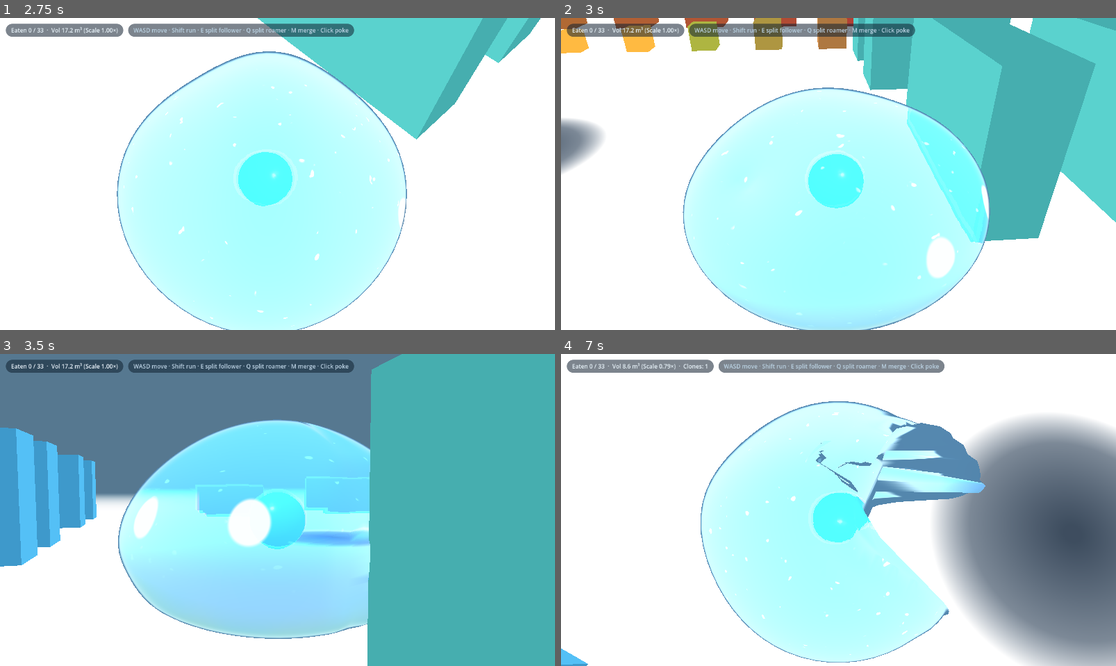
Above: before the commit, frames 1-4 (two rows, left to right).
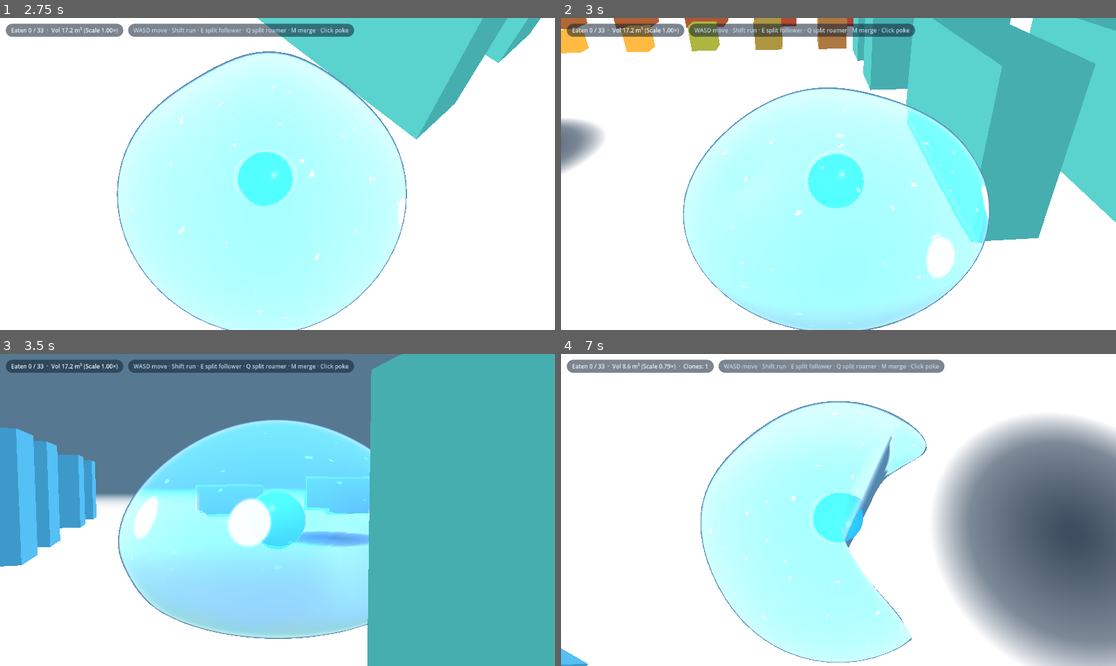
Above: after the commit, the same moments.

Repository: EN-rain/how-to-live-as-a-slime
Game: Godot game, scene res://scenes/main.tscn
Two runs of this game, one before a commit and one after it. Both use one fixed random seed, a clock stepped at 60 frames per second and the inputs below.
Inputs (mouse positions are in pixels of both pictures, inside the frame that each line leads up to):
- Up to frame 1 (2.75 s): tap Enter (ui_accept) at 0.5, 0.77, 1.07 s; move the mouse to (399, 158) at 0.52 s; hold D (move_right) 0.53-1.25 s; hold M (merge_clones) 0.53-1.25 s; click (399, 158) at 0.67 s; drag from (166, 189) to (249, 236) at 1.27 s; move the mouse to (333, 105) at 2.02 s; hold D (move_right) from 2.03 s (still down); hold Shift (run) from 2.03 s (still down)
- Up to frame 2 (3 s): release D (move_right) at 2.75 s; release Shift (run) at 2.75 s; drag from (810, 236) to (672, 127) at 2.77 s
- Up to frame 3 (3.5 s): no input
- Up to frame 4 (7 s): move the mouse to (1005, 556) at 3.52 s; hold A (move_left) 3.53-4.25 s; hold Q (split_roam) 3.53-4.25 s; tap Enter (ui_accept) at 3.77, 4.07, 6.77 s; drag from (672, 463) to (755, 432) at 4.27 s; move the mouse to (866, 510) at 5.02 s; hold S (move_back) 5.03-5.75 s; hold Mouse wheel down (zoom_out) 5.03-5.75 s; click (866, 510) at 5.17 s; drag from (755, 432) to (727, 525) at 5.77 s; move the mouse to (960, 494) at 6.52 s; press the mouse at (960, 494) at 6.53 s; hold W (move_forward) from 6.53 s (still down)

Frame 1 is identical in both runs. In frame 2, less than 0.1% of the frame differs, in the area x 22-78%, y 22-90%; in frame 3, 0.3%; in frame 4, 7.1%, in the area x 25-77%, y 15-98%.

Commit message:
Eliminate surface normal cracks by replacing piecewise SDF jumps with C1-smooth smax0 conforming

Diff:
--- a/shaders/slime.gdshader
+++ b/shaders/slime.gdshader
@@ -251,121 +251,68 @@
 	return vec3(f.y * mag, 0.0, f.z * mag);
 }
 
-// Conforms the slime surface around an obstacle with:
-// 1. One-sided rounded-box SDF (zero intersection on faces & corners, no wing-flaps)
-// 2. Tangential surface-tension cushion around cube corners
-// 3. Proportional upper-dome rounding (eliminates the 90-degree top cliff / dark crease line)
+// C1-smooth maximum with 0: zero value and zero slope for a <= -k,
+// exact linear identity (value = a, slope = 1) for a >= +k. Eliminates normal cracks.
+float smax0(float a, float k) {
+	float t = clamp(a + k, 0.0, 2.0 * k);
+	return (a > k) ? a : (t * t) / (4.0 * k);
+}
+
+// Conforms the slime surface around an obstacle with C1-continuous derivatives everywhere
+// so finite-difference normals never crack or crease.
 vec3 solidDent(vec3 p, vec3 c, float shape, vec3 h, float yaw, float blur, vec3 nOv) {
 	float cy = cos(yaw);
 	float sy = sin(yaw);
-	vec3 dv = p - c;
+
+	// Smoothly extend radial sampling on the upper dome so the dome curves inward as a whole
+	// instead of forming a sharp cliff where the wall meets the top cap.
+	float rVert = length(p.xz);
+	float maxBellyR = uRefRadius * 1.24;
+	float rho = clamp(rVert / maxBellyR, 0.0, 1.0);
+	float domeScale = mix(1.25, 1.0, smoothstep(0.15, 0.92, rho));
+	vec2 pEffXZ = p.xz * domeScale;
+
+	vec3 dv = vec3(pEffXZ.x - c.x, p.y - c.y, pEffXZ.y - c.z);
 	vec3 q = vec3(dv.x * cy - dv.z * sy, dv.y, dv.x * sy + dv.z * cy);
-	vec3 H = h + vec3(SOLID_OFFSET);
-	if (q.y > H.y + 0.25 || q.y < -H.y - 0.25) return vec3(0.0);
+	vec3 H = h + vec3(SOLID_OFFSET + 0.04);
+	if (q.y > H.y + 0.35 || q.y < -H.y - 0.35) return vec3(0.0);
 
 	vec2 qCenter = vec2(-c.x * cy + c.z * sy, -c.x * sy - c.z * cy);
 	float groundFloorLocal = -uRefRadius * (0.86 - uMelt * 0.22);
 
 	// Overhead roof / tunnel ceiling check
 	if (c.y - h.y > groundFloorLocal + 0.35) {
-		if (abs(q.x) < H.x && abs(q.z) < H.z && q.y > -H.y) {
-			bool centerUnder = abs(qCenter.x) < H.x && abs(qCenter.y) < H.z;
-			if (centerUnder) {
-				return vec3(0.0, (-H.y) - q.y, 0.0);
-			}
-		}
-	}
-
-	float winY = 1.0 - smoothstep(H.y, H.y + 0.18, q.y);
+		float wxRoof = 1.0 - smoothstep(h.x - 0.05, h.x + 0.50, abs(q.x));
+		float wzRoof = 1.0 - smoothstep(h.z - 0.05, h.z + 0.50, abs(q.z));
+		float penY = smax0(q.y - (-H.y), 0.22);
+		return vec3(0.0, -penY * wxRoof * wzRoof, 0.0);
+	}
+
+	float winY = 1.0 - smoothstep(H.y - 0.02, H.y + 0.30, q.y);
 	if (winY <= 0.001) return vec3(0.0);
 
-	float kind = floor(shape + 0.005);
-	float rr = 0.38;
-	vec2 hs = max(h.xz - vec2(rr), vec2(0.01));
 	float ox = abs(qCenter.x) - h.x;
 	float oz = abs(qCenter.y) - h.z;
 	float sx = qCenter.x >= 0.0 ? 1.0 : -1.0;
 	float sz = qCenter.y >= 0.0 ? 1.0 : -1.0;
-	float faceW = smoothstep(-0.18, 0.18, ox - oz);
-
-	// Evaluate at vertex q.xz
-	float sd = 0.0;
-	vec2 nn = vec2(1.0, 0.0);
-	if (kind < 0.5) {
-		float sxQ = q.x >= 0.0 ? 1.0 : -1.0;
-		float szQ = q.z >= 0.0 ? 1.0 : -1.0;
-
-		float dxX = sx * q.x - hs.x;
-		float dzX = abs(q.z) - hs.y;
-		vec2 dOutX = vec2(max(dxX, 0.0), max(dzX, 0.0));
-		float odX = length(dOutX);
-		float sdX = (odX > 0.0 ? odX : dxX) - rr;
-		vec2 nnX = odX > 1e-5 ? vec2(sx * dOutX.x / odX, szQ * dOutX.y / odX) : vec2(sx, 0.0);
-
-		float dxZ = abs(q.x) - hs.x;
-		float dzZ = sz * q.z - hs.y;
-		vec2 dOutZ = vec2(max(dxZ, 0.0), max(dzZ, 0.0));
-		float odZ = length(dOutZ);
-		float sdZ = (odZ > 0.0 ? odZ : dzZ) - rr;
-		vec2 nnZ = odZ > 1e-5 ? vec2(sxQ * dOutZ.x / odZ, sz * dOutZ.y / odZ) : vec2(0.0, sz);
-
-		sd = mix(sdZ, sdX, faceW);
-		nn = normalize(mix(nnZ, nnX, faceW) + vec2(1e-6, 0.0));
-	} else {
-		float R = h.x;
-		if (kind > 1.5) R *= clamp(1.0 - (q.y + h.y) / max(2.0 * h.y, 1e-4), 0.06, 1.0);
-		vec2 nDir = normalize(qCenter + vec2(1e-5, 0.0));
-		vec2 uDir = vec2(-nDir.y, nDir.x);
-		float along = dot(q.xz, nDir);
-		float lat = dot(q.xz, uDir);
-		float dAlong = along - R;
-		float dLat = abs(lat) - R;
-		if (dAlong <= 0.0 && abs(lat) <= R) {
-			sd = along - sqrt(max(0.0, R * R - lat * lat));
-			nn = nDir;
-		} else {
-			float rhoC = length(q.xz);
-			sd = rhoC - R;
-			nn = rhoC > 1e-5 ? (q.xz / rhoC) : nDir;
-		}
-	}
-
-	// 1. Exact non-penetration push + smooth tangential surface-tension curve around corners
-	float hardPen = max(SOLID_OFFSET - sd, 0.0);
-	float tensionSpan = 0.55;
-	float tSoft = clamp(1.0 - max(sd - SOLID_OFFSET, 0.0) / tensionSpan, 0.0, 1.0);
-	float tensionPull = (sd > SOLID_OFFSET) ? (tSoft * tSoft * (3.0 - 2.0 * tSoft) * 0.14) : 0.0;
-
-	// 2. Proportional upper-dome rounding: sample the equator rim along this vertex's meridian
-	// so the upper dome curves smoothly inward instead of forming a 90-degree vertical cliff.
-	float rVert = length(p.xz);
-	float maxBellyR = uRefRadius * 1.24;
-	float rho = clamp(rVert / maxBellyR, 0.0, 1.0);
-	float domePull = 0.0;
-	if (rVert > 1e-4 && rho < 0.98) {
-		vec2 pRim = (p.xz / rVert) * maxBellyR - c.xz;
-		vec2 qRim = vec2(pRim.x * cy - pRim.y * sy, pRim.x * sy + pRim.y * cy);
-		float dxRX = sx * qRim.x - hs.x;
-		float dzRX = abs(qRim.y) - hs.y;
-		float odRX = length(vec2(max(dxRX, 0.0), max(dzRX, 0.0)));
-		float sdRX = (odRX > 0.0 ? odRX : dxRX) - rr;
-
-		float dxRZ = abs(qRim.x) - hs.x;
-		float dzRZ = sz * qRim.y - hs.y;
-		float odRZ = length(vec2(max(dxRZ, 0.0), max(dzRZ, 0.0)));
-		float sdRZ = (odRZ > 0.0 ? odRZ : dzRZ) - rr;
-
-		float sdRim = mix(sdRZ, sdRX, faceW);
-		float rimPen = max(SOLID_OFFSET - sdRim, 0.0);
-		float domeProfile = sin(rho * 3.14159265) * (1.0 - rho * 0.35);
-		domePull = max(0.0, rimPen - hardPen) * domeProfile * 0.68;
-	}
-
-	float totalPush = (hardPen + tensionPull + domePull) * winY;
-	vec2 pushXZ = nn * totalPush;
-
-	// Gentle volume-conserving upward dome lift when sides are squeezed
-	float domeLift = min(totalPush, 0.9) * 0.16 * (1.0 - rho * 0.65) * smoothstep(-0.8, 0.4, p.y);
+
+	// Smooth C1 push along X face (weighted by smooth Z span)
+	float penX = smax0(H.x - sx * q.x, 0.32);
+	float wz = 1.0 - smoothstep(h.z - 0.05, h.z + 0.65, abs(q.z));
+	vec2 pushX = vec2(sx * penX * wz, 0.0);
+
+	// Smooth C1 push along Z face (weighted by smooth X span)
+	float penZ = smax0(H.z - sz * q.z, 0.32);
+	float wx = 1.0 - smoothstep(h.x - 0.05, h.x + 0.65, abs(q.x));
+	vec2 pushZ = vec2(0.0, sz * penZ * wx);
+
+	// Constant-per-obstacle face blend + diagonal corner boost (zero spatial derivative across vertices)
+	float faceW = smoothstep(-0.25, 0.25, ox - oz);
+	float cornerBoost = 1.0 + 1.68 * faceW * (1.0 - faceW);
+	vec2 pushXZ = mix(pushZ, pushX, faceW) * (cornerBoost * winY / domeScale);
+
+	float compressAmt = length(pushXZ);
+	float domeLift = smax0(compressAmt - 0.02, 0.15) * 0.14 * (1.0 - rho * 0.60) * smoothstep(-0.8, 0.4, p.y);
 	vec2 worldPushXZ = vec2(pushXZ.x * cy + pushXZ.y * sy, -pushXZ.x * sy + pushXZ.y * cy);
 	return vec3(worldPushXZ.x, domeLift, worldPushXZ.y);
 }
